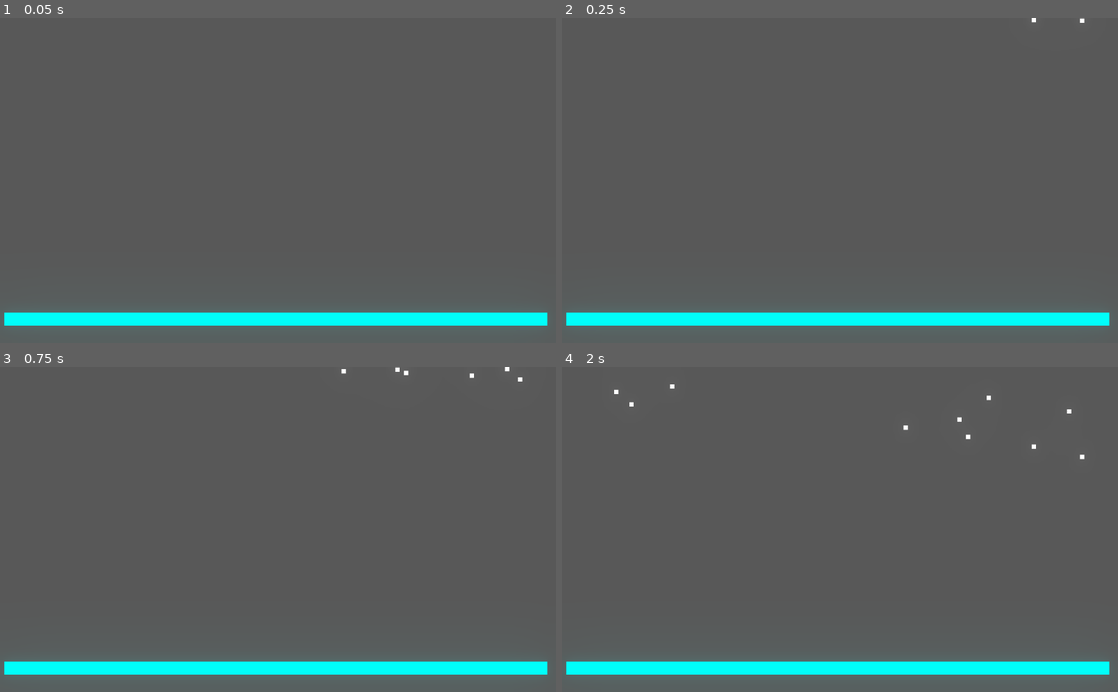
Above: before the commit, frames 1-4 (two rows, left to right).
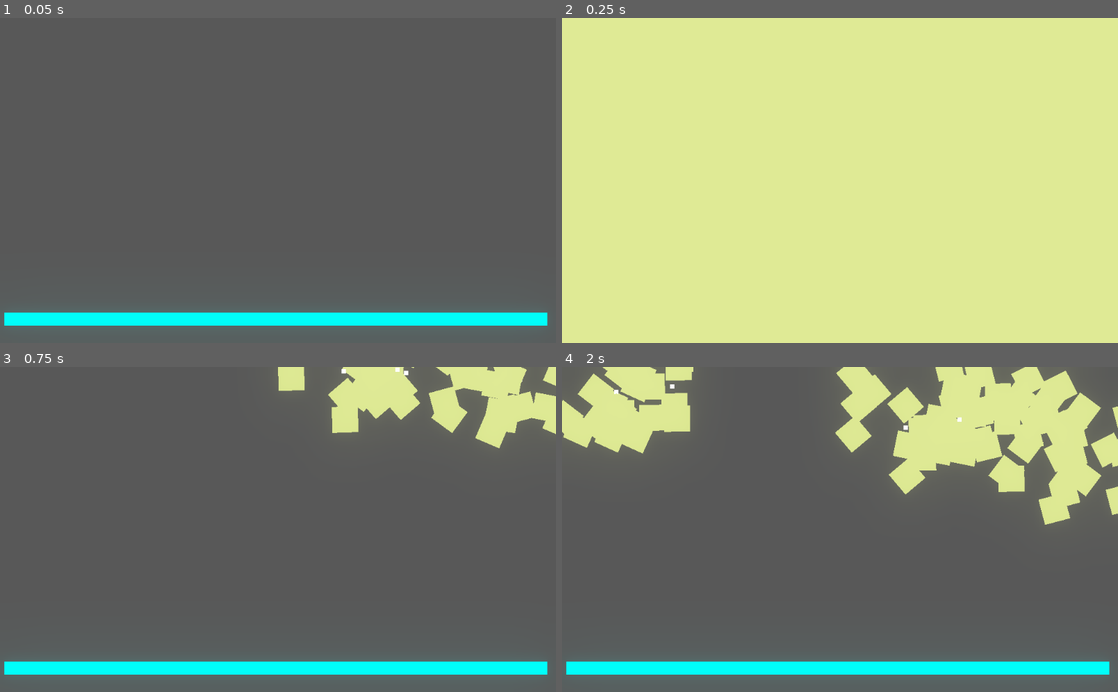
Above: after the commit, the same moments.

Repository: ron0studios/Evolving-Cars
Game: Godot game, scene res://game.tscn
Two runs of this game, one before a commit and one after it. Both use one fixed random seed, a clock stepped at 60 frames per second and the inputs below.
Inputs:
- Up to frame 1 (0.05 s): no input
- Up to frame 2 (0.25 s): no input
- Up to frame 3 (0.75 s): no input
- Up to frame 4 (2 s): no input

Frame 1 is identical in both runs. In frame 2, 100% of the frame differs, in the area x 0-100%, y 0-100%; in frame 3, 5.8%; in frame 4, 17%.

Commit message:
wheels?

Diff:
--- a/thing.gd
+++ b/thing.gd
@@ -37,8 +37,10 @@
 	# add wheels
 	for i in range(8):
 		var newwheel = preload("res://wheel.tscn").instance()
-		var pinjoint = PinJoint2D.new()
-		#pinjoint.
+		newwheel.position = Vector2(test[0][i]*size,test[1][i]*size)
+		newwheel.scale = Vector2(test[3][i]*size,test[3][i]*size)
+		newwheel.get_node("PinJoint2D").node_a = self.get_path()
+		add_child(newwheel)
 
 	#arr.append(Vector2(test[0][i]*size, test[1][i]*size))
 
--- a/wheel.tscn
+++ b/wheel.tscn
@@ -20,3 +20,6 @@
 __meta__ = {
 "_edit_use_anchors_": false
 }
+
+[node name="PinJoint2D" type="PinJoint2D" parent="."]
+node_b = NodePath("..")
